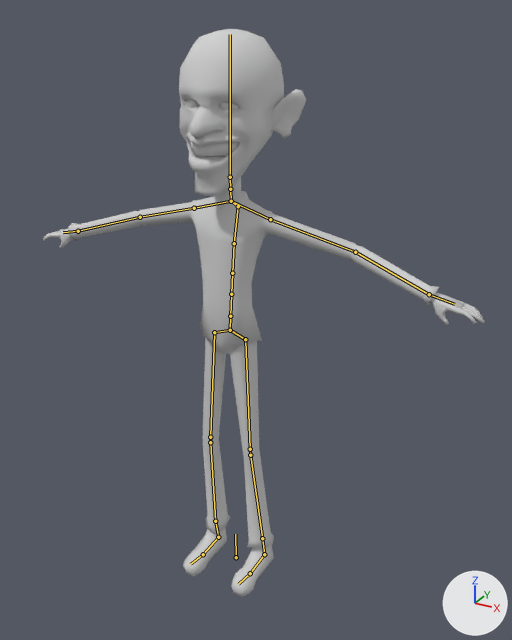
Two versions of the Blender file Assets/obama/BlenderAn/ObamaBlenderAn.blend, one commit apart.
The view is the same before and after, from a camera (50 mm lens) standing at (9.62, -16.11, 16.98) and looking at (1.55, -1.44, 9.64). Lighting does not change. The marker at lower right points along +X, +Y and +Z. The bones that bend it are drawn over the model as lines.

In view in the first picture: 'Obama', 'eye.L', 'eye.R'.
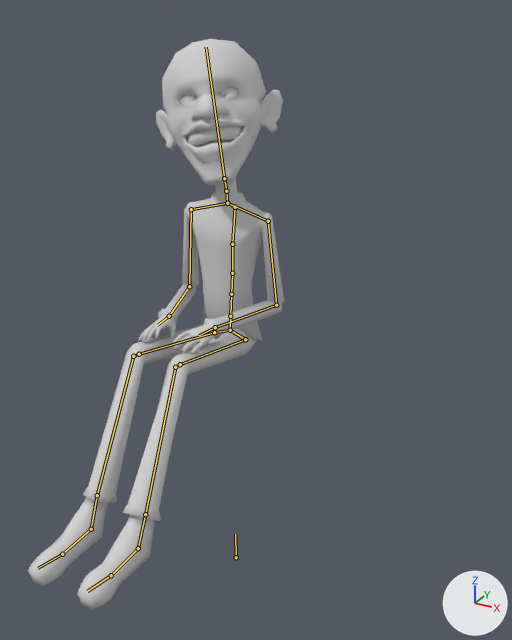
The newer file adds an action. The first version stands in its rest pose; the second is drawn at frame 40 of the action 'Sitting'.

Where the change shows, as pixel boxes (x1, y1, x2, y2) in the pictures (512 x 640 px):
'Obama', posed (42% narrower)
    before: (43, 29, 485, 597)
    after: (28, 39, 284, 609)
'eye.R', posed
    before: (186, 100, 199, 108)
    after: (180, 94, 197, 106)
bone 'Spine3', root to tip
    before: (232, 273) to (234, 243)
    after: (232, 273) to (232, 244)
bone 'Neck2', root to tip
    before: (230, 189) to (230, 177)
    after: (226, 191) to (224, 178)
bone 'LUpperarm', root to tip
    before: (270, 219) to (355, 252)
    after: (268, 221) to (276, 305)
bone 'LForearm', root to tip
    before: (355, 252) to (429, 294)
    after: (276, 305) to (215, 327)
bone 'RUpperarm', root to tip
    before: (194, 208) to (140, 217)
    after: (191, 209) to (189, 286)
bone 'RForearm', root to tip
    before: (140, 217) to (78, 231)
    after: (189, 286) to (169, 316)
bone 'LThigh', root to tip
    before: (245, 339) to (250, 449)
    after: (245, 339) to (180, 364)
bone 'LLeg.001', root to tip
    before: (250, 455) to (262, 538)
    after: (175, 367) to (145, 514)
bone 'LFoot2', root to tip
    before: (264, 554) to (250, 573)
    after: (138, 548) to (111, 575)
bone 'RThigh', root to tip
    before: (214, 332) to (210, 437)
    after: (214, 332) to (139, 354)
bone 'RLeg.001', root to tip
    before: (210, 442) to (215, 521)
    after: (133, 356) to (97, 495)
bone 'RFoot2', root to tip
    before: (218, 537) to (203, 554)
    after: (91, 529) to (62, 554)

What changed in the scene script:
```text
Change bone_spine3:
    where bone_spine3 = bpy.data.objects['Armature'].pose.bones['Spine3']  # child of 'Spine2'
    bone_spine3.rotation_quaternion: (1.0, 0.0, 0.0, 0.0) -> (0.999, 0.04, 0.0, 0.0)  # degrees (0, 0, 0) -> degrees (5, 0, 0)
Change bone_neck2:
    where bone_neck2 = bpy.data.objects['Armature'].pose.bones['Neck2']  # child of 'Neck1'
    bone_neck2.rotation_quaternion: (1.0, 0.0, 0.0, 0.0) -> (0.952, 0.191, 0.215, -0.103)  # degrees (0, 0, 0) -> degrees (21, 27, -7)
Change bone_lupperarm:
    where bone_lupperarm = bpy.data.objects['Armature'].pose.bones['LUpperarm']  # child of 'LShoulder'
    bone_lupperarm.rotation_quaternion: (1.0, 0.0, 0.0, 0.0) -> (0.822, -0.568, 0.038, -0.017)  # degrees (0, 0, 0) -> degrees (-69, 2, -4)
Change bone_lforearm:
    where bone_lforearm = bpy.data.objects['Armature'].pose.bones['LForearm']  # child of 'LUpperarm'
    bone_lforearm.location: (0.0, 0.0, 0.0) -> (-0.048, -0.003, 0.005)
    bone_lforearm.rotation_quaternion: (1.0, 0.0, 0.0, 0.0) -> (0.608, 0.16, 0.515, -0.583)  # degrees (0, 0, 0) -> degrees (-44, 54, -111)
Change bone_rupperarm:
    where bone_rupperarm = bpy.data.objects['Armature'].pose.bones['RUpperarm']  # child of 'RShoulder'
    bone_rupperarm.rotation_quaternion: (1.0, 0.0, 0.0, 0.0) -> (0.827, -0.561, -0.036, 0.017)  # degrees (0, 0, 0) -> degrees (-68, -2, 4)
Change bone_rforearm:
    where bone_rforearm = bpy.data.objects['Armature'].pose.bones['RForearm']  # child of 'RUpperarm'
    bone_rforearm.location: (0.0, 0.0, 0.0) -> (0.049, -0.003, 0.005)
    bone_rforearm.rotation_quaternion: (1.0, 0.0, 0.0, 0.0) -> (0.624, 0.109, -0.489, 0.6)  # degrees (0, 0, 0) -> degrees (-42, -48, 107)
Change bone_lthigh:
    where bone_lthigh = bpy.data.objects['Armature'].pose.bones['LThigh']  # child of 'LLeg'
    bone_lthigh.location: (0.0, 0.0, 0.0) -> (0.001, -0.011, -0.048)
    bone_lthigh.rotation_quaternion: (1.0, 0.0, 0.0, 0.0) -> (0.632, -0.774, -0.039, -0.001)  # degrees (0, 0, 0) -> degrees (-102, -3, 3)
Change bone_lleg_001:
    where bone_lleg_001 = bpy.data.objects['Armature'].pose.bones['LLeg.001']  # child of 'LKnee'
    bone_lleg_001.location: (0.0, 0.0, 0.0) -> (0.0, 0.0, -0.001)
    bone_lleg_001.rotation_quaternion: (1.0, 0.0, 0.0, 0.0) -> (0.846, 0.532, 0.029, -0.004)  # degrees (0, 0, 0) -> degrees (64, 3, 1)
Change bone_lfoot2:
    where bone_lfoot2 = bpy.data.objects['Armature'].pose.bones['LFoot2']  # child of 'LFoot1'
    bone_lfoot2.location: (0.0, 0.0, 0.0) -> (0.0, 0.001, 0.0)
    bone_lfoot2.rotation_quaternion: (1.0, 0.0, 0.0, 0.0) -> (0.949, -0.316, 0.0, 0.0)  # degrees (0, 0, 0) -> degrees (-37, 0, 0)
Change bone_rthigh:
    where bone_rthigh = bpy.data.objects['Armature'].pose.bones['RThigh']  # child of 'RLeg'
    bone_rthigh.location: (0.0, 0.0, 0.0) -> (-0.001, -0.011, -0.048)
    bone_rthigh.rotation_quaternion: (1.0, 0.0, 0.0, 0.0) -> (0.632, -0.775, 0.021, -0.015)  # degrees (0, 0, 0) -> degrees (-102, 0, -3)
Change bone_rleg_001:
    where bone_rleg_001 = bpy.data.objects['Armature'].pose.bones['RLeg.001']  # child of 'RKnee'
    bone_rleg_001.location: (0.0, 0.0, 0.0) -> (0.0, 0.0, 0.001)
    bone_rleg_001.rotation_quaternion: (1.0, 0.0, 0.0, 0.0) -> (0.846, 0.533, -0.003, 0.0)  # degrees (0, 0, 0) -> degrees (64, 0, 0)
Change bone_rfoot2:
    where bone_rfoot2 = bpy.data.objects['Armature'].pose.bones['RFoot2']  # child of 'RFoot1'
    bone_rfoot2.location: (0.0, 0.0, 0.0) -> (0.0, -0.001, 0.0)
    bone_rfoot2.rotation_quaternion: (1.0, 0.0, 0.0, 0.0) -> (0.949, -0.315, 0.0, -0.015)  # degrees (0, 0, 0) -> degrees (-37, -1, -2)
```
